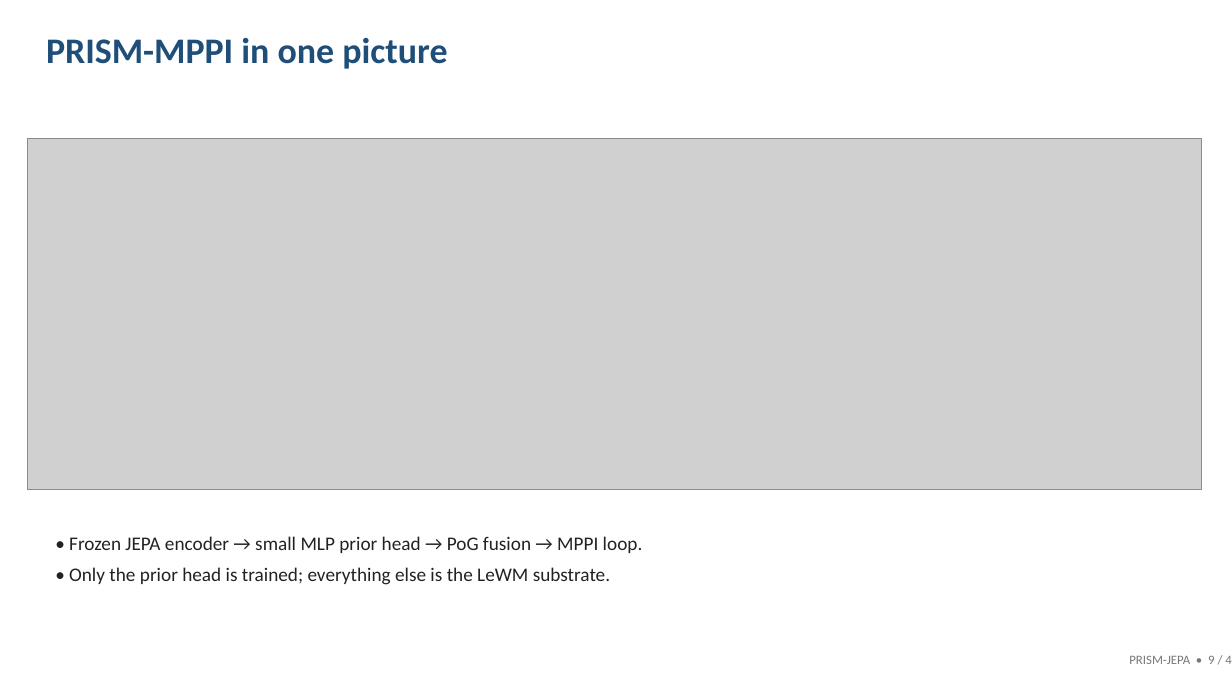
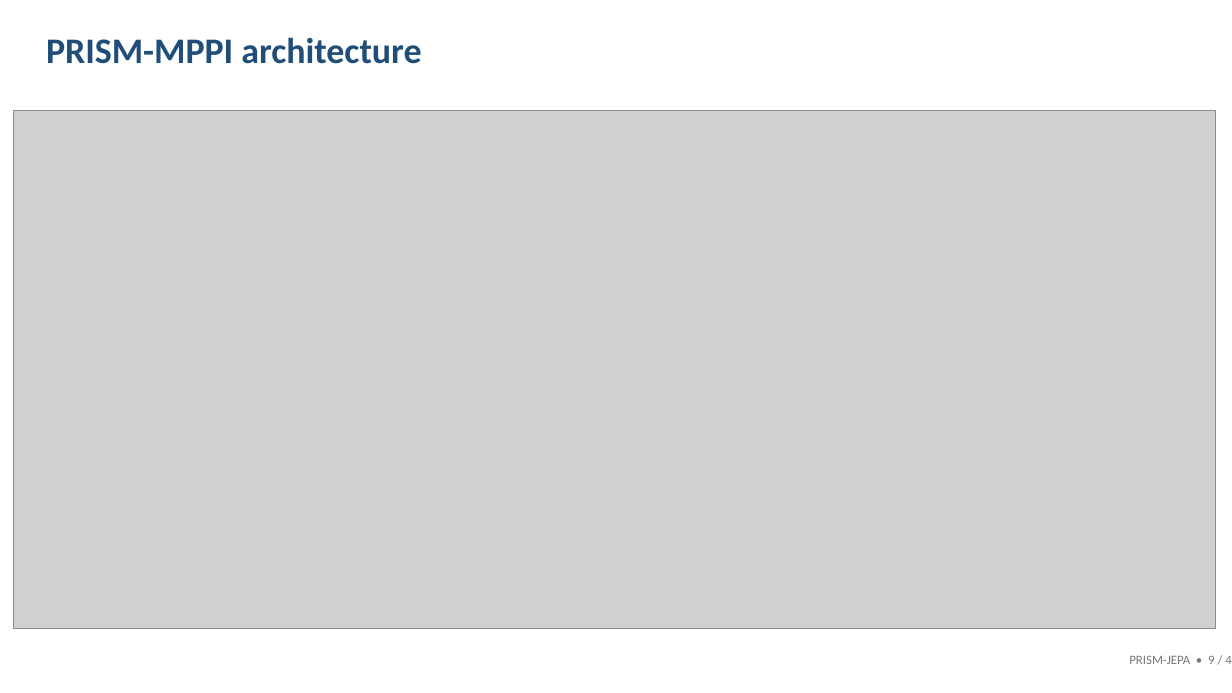
Before and after one commit to yomama2311/prism-ben, a slide deck: slide 9 of prism_jepa_slides.pptx. Drawn at 1232x693 pixels with LibreOffice and Linux fonts; fonts in the diff are those of the drawing; grey boxes stand for pictures. Boxes give left, top, right and bottom in pixels: in the first picture for what was removed or moved away, otherwise in the second. Text is boxed around its words. In the diff, an @@ line names an element or a change of style, - is before the commit and + after.

```diff
--- a/prism_jepa_slides.pptx
+++ b/prism_jepa_slides.pptx
@@ text at [46,37,421,64]: text changed @@
-PRISM-MPPI in one picture
+PRISM-MPPI architecture
@@ picture: place and size @@
-picture at [28,139,1202,490]
+picture at [14,111,1215,628]
@@ text removed at [69,536,643,585] @@
-• Frozen JEPA encoder → small MLP prior head → PoG fusion → MPPI loop.
-• Only the prior head is trained; everything else is the LeWM substrate.
```
Also in this commit, not shown: 1 other slide changed, 2 other files.
